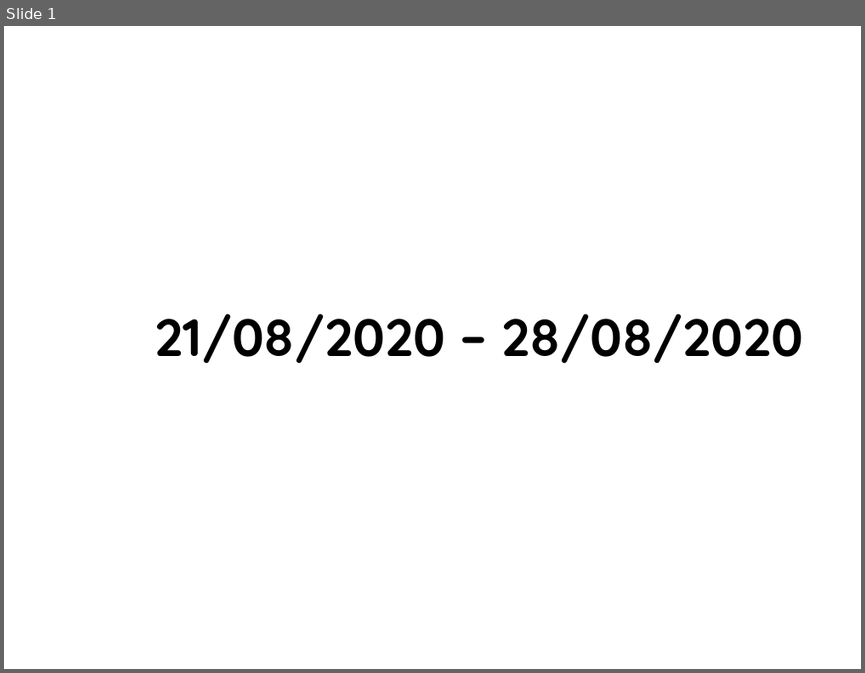
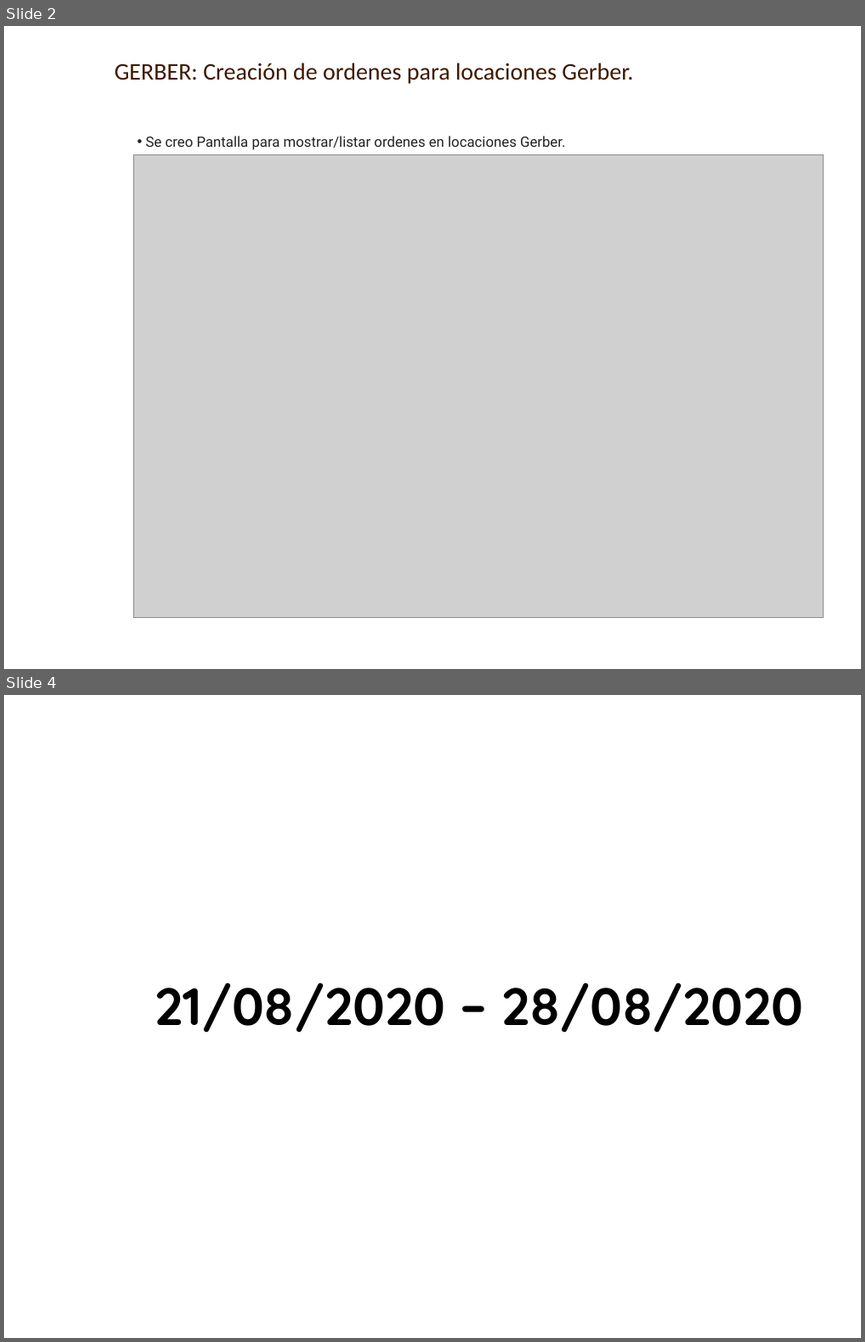
Before and after one commit to AXDELAROSA/CLASIFICACION_PIELES, a slide deck: Scripts_R100_Materiales/CORTES_GERBER/Docs/IT_DEV_CORTES_GERBER_27082020.pptx. Shown one above the other, each under a label of ours: slide 1 before the commit, slides 2 and 4 after it; the slides between them are not shown. The pictures are 865x673 and 865x1342 pixels, drawn with LibreOffice and Linux fonts; fonts in the diff are those of the drawing; grey boxes stand for pictures; background and template pictures are left out. Boxes give left, top, right and bottom in pixels: in the first picture for what was removed or moved away, otherwise in the second. Text is boxed around its words. In the diff, an @@ line names an element or a change of style, - is before the commit and + after.

Commit message:
CAMBIOS POR FOLIO SCRAP DE GERBER 04092020

```diff
--- a/Scripts_R100_Materiales/CORTES_GERBER/Docs/IT_DEV_CORTES_GERBER_27082020.pptx
+++ b/Scripts_R100_Materiales/CORTES_GERBER/Docs/IT_DEV_CORTES_GERBER_27082020.pptx
@@ slide 2 added at (x1=4, y1=26, x2=861, y2=669), background picture (left out) @@
@@ text added at (x1=114, y1=63, x2=633, y2=84), 20 pt, text #3F1900 @@
+GERBER: Creación de ordenes para locaciones Gerber.
@@ text added at (x1=146, y1=136, x2=565, y2=150), 12 pt, text #222222 @@
+• Se creo Pantalla para mostrar/listar ordenes en locaciones Gerber.
@@ picture added at (x1=134, y1=154, x2=823, y2=618) @@
@@ what was slide 1 is now slide 4 @@
```
Also in this commit, not shown: 1 slide changed, 2 other slides added, 9 other files.
